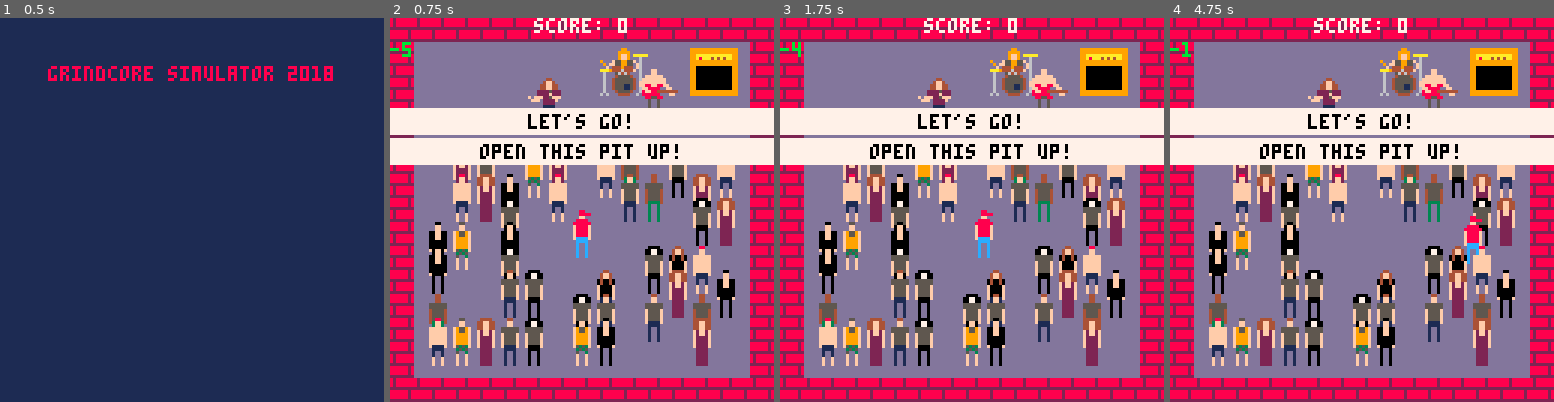
Above: before the commit, frames 1-4 (left to right).
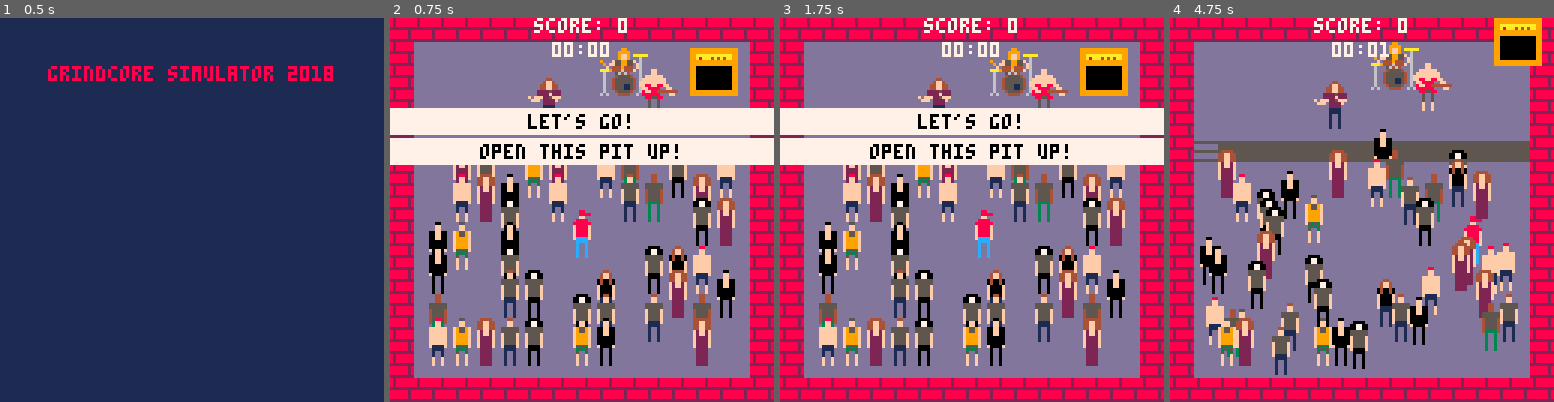
Above: after the commit, the same moments.

Repository: astann/grindcore-simulator-2018
Game: PICO-8 cartridge grindcore_simulator_2018.p8
Same seed, same stepped clock (60 frames per second), same inputs: the game is played once before the commit and once after it.
Inputs:
- Up to frame 1 (0.5 s): no input
- Up to frame 2 (0.75 s): tap O (Z key) at 0.7 s
- Up to frame 3 (1.75 s): hold Right from 1.6 s (still down); tap O (Z key) at 1.7 s
- Up to frame 4 (4.75 s): release Right at 2.1 s; tap O (Z key) every 0.4 s from 2.1 to 4.5 s; hold Up 2.15-2.42 s; hold Right 2.47-3.03 s; hold Left 3.08-3.58 s; hold Down 3.63-3.97 s; hold Right 4.02-4.68 s; hold Up from 4.73 s (still down)

Frame 1 is identical in both runs. In frame 2, 0.4% of the frame differs, in the area x 0-58%, y 6-11%; in frame 3, 0.4%; in frame 4, 38%, in the area x 0-100%, y 0-93%.

Commit message:
added spawn chance setting and small fixes

Diff:
--- a/grindcore_simulator_2018.p8
+++ b/grindcore_simulator_2018.p8
@@ -178,7 +178,19 @@
 music(0)
 
 function update_menu()
-    if btn(4) then
+    if btn(0) then
+        if spawn_chance > 10 then
+            spawn_chance -= 1
+        end
+    end
+
+    if btn(1) then
+        if spawn_chance < 75 then
+            spawn_chance += 1
+        end
+    end
+
+    if btn(4) and menu.title_position == 20 then
         music(-1)
         state = 1
         init_game()
@@ -188,24 +200,29 @@
 function draw_menu()
     local m1 = "grindcore simulator 2018"
     local m2 = "press z to start"
+    local m8 = "tickets sold:"
+    local m9 = "\x8b " .. tostr(spawn_chance) .. " \x91"
     local m3 = "points:"
     local m4 = "go wild during one minute songs"
     local m5 = "+1 - stage dive"
     local m6 = "+50 - pick up fallen people (z)"
-    local m7 = "-1 - bump into people"
+    local m7 = "-5 - bump into people"
 
     cls(1)
 
-    if menu.title_position != 40 then
+    if menu.title_position != 20 then
         menu.title_position += 1
     end
 
     print(m1, 64 - #m1 * 2, menu.title_position, 8)
 
-    if menu.title_position == 40 then
+    if menu.title_position == 20 then
         if flr(t / 8) % 2 == 0  then
-            print(m2, 64 - #m2 * 2, 50)
-        end
+            print(m2, 64 - #m2 * 2, 30)
+        end
+
+        print(m8, 64 - #m8 * 2, 50)
+        print(m9, 48, 60)
 
         print(m4, 64 - #m4 * 2, 80)
         print(m3, 64 - #m3 * 2, 90)
@@ -218,7 +235,7 @@
 gameplay_on = true
 
 score = 0
-initial_song_frames = -150
+initial_song_frames = -90
 song_frames = initial_song_frames
 
 crowd = {}
@@ -352,7 +369,7 @@
             end
         elseif collision(p, a) then
             if state == song then
-                score -= 1
+                score -= 5
                 sfx(2)
             end
 
@@ -376,6 +393,10 @@
     if p.p_y < 35 and p.p_x > 15 then
         p.up = true
         p.was_up = true
+    end
+
+    if p.y2 > 119 then
+        p.up = false
     end
 
     p.was_up = p.up
@@ -461,7 +482,6 @@
     sort(actors)
     for a in all(actors) do
         if (p.up or p.was_up) and a.sprite >= 32 and a.sprite <= 64 then
-            --rectfill(a.d_x, a.d_y, a.d_x2, a.d_y2, 14)
             big_spr(a.sprite + 64, a.p_x, a.p_y, a.down)
         else
             big_spr(a.sprite, a.p_x, a.p_y, a.down)
@@ -473,8 +493,20 @@
     end
 
     local score_str = "score: " .. tostr(score)
+    local song_time = "00:"
+
+    if song_frames < 300 then
+        song_time = song_time .. "0"
+    end
+
+    if song_frames > 0 then
+        song_time = song_time .. tostr(flr(song_frames / 30))
+    else
+        song_time = song_time .. "0"
+    end
+
     print(score_str, 64 - #score_str * 2, 0, 7)
-    print(flr(song_frames / 30), 0, 8, 11)
+    print(song_time, 64 - #song_time * 2, 8, 7)
 
 end
 
